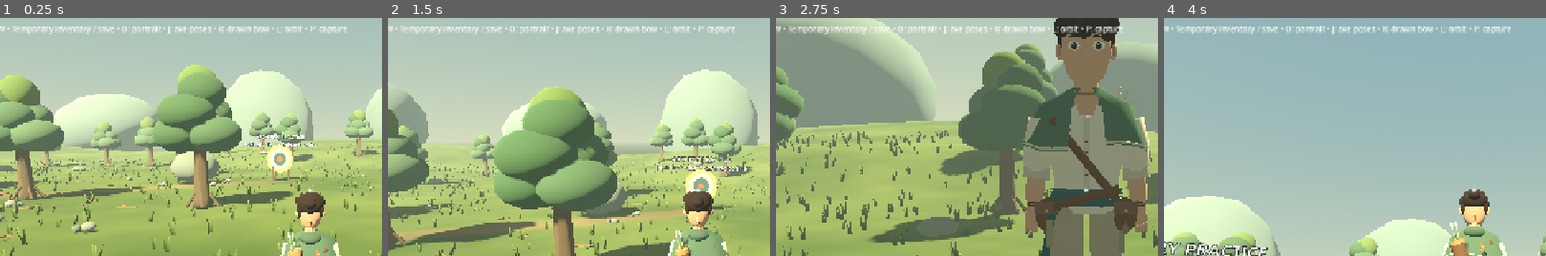
Above: before the commit, frames 1-4 (left to right).
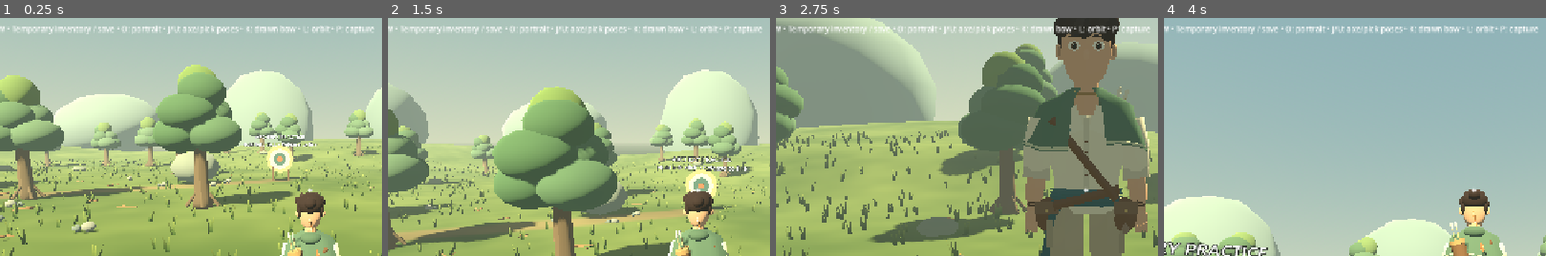
Above: after the commit, the same moments.

Repository: DandyDanner/Ash-iron.
Game: Godot game, scene res://scenes/visual_preview.tscn
The game is run twice, just before and just after one commit, with the same random seed, the same clock (stepped at 60 frames per second) and the same inputs. This scene is started directly instead of the project's main scene.
Inputs (mouse positions are % of the whole screen's width and height, from its top left):
- Up to frame 1 (0.25 s): no input
- Up to frame 2 (1.5 s): tap Enter at 0.5 s; move the mouse to (55, 50) at 0.52 s; hold W from 0.53 s (still down); tap J at 0.6 s; click (55, 50) at 0.67 s; tap Space at 0.77, 1.07 s; tap U at 0.8, 1.35 s; move the mouse to (45, 50) at 1.27 s
- Up to frame 3 (2.75 s): keep holding W; tap Space at 1.52, 1.82 s; tap K at 1.55, 2.1 s; move the mouse to (52, 48) at 2.02 s; tap O at 2.3 s
- Up to frame 4 (4 s): keep holding W; move the mouse to (45, 70) at 2.77 s; tap O at 2.85 s; click (45, 70) at 2.92 s; tap Space at 3.02, 3.32, 3.77 s; tap J at 3.05, 3.6 s; move the mouse to (57, 51) at 3.52 s; tap U at 3.8 s
The pictures show only the part of the screen within x 9-59%, y 14-64%; the shares and areas given below are measured in that part.

The runs differ from the first frame. In frame 1, 0.6% of the frame differs, in the area x 44-98%, y 3-7%; in frame 2, 0.6%; in frame 3, 0.7%; in frame 4, 0.8%.

Commit message:
Make axe and pickaxe swing back to forward in both views

Diff:
--- a/scripts/starter_axe.gd
+++ b/scripts/starter_axe.gd
@@ -18,6 +18,7 @@
 	hand.name = "RightHand"
 	var tool := Node3D.new()
 	tool.name = "Tool"
+	tool.rotation.y = -PI / 2 # Cutting edge faces camera-forward (-Z).
 	tool.scale = Vector3.ONE * 0.85
 	add_child(tool)
 	Model.cylinder(tool, Vector3(0, 0.18, 0), 0.025, 0.66, Color("86603c"), 0.02)
@@ -38,6 +39,7 @@
 		Model.box(tool, Vector3(0, 0.415 + i * 0.035, 0.06), Vector3(0.135, 0.021, 0.035), Color("c2ac7c"))
 	var pick := Node3D.new()
 	pick.name = "Pickaxe"
+	pick.rotation.y = -PI / 2
 	add_child(pick)
 	Model.cylinder(pick, Vector3(0, 0.18, 0), 0.025, 0.65, Color("916b44"), 0.02)
 	var head := Model.oval(pick, Vector3(0, 0.42, 0), Vector3(0.48, 0.10, 0.10), Color("8a9c99"))
@@ -66,7 +68,7 @@
 	torch.hide()
 	for mesh in find_children("*", "MeshInstance3D", true, false):
 		mesh.cast_shadow = GeometryInstance3D.SHADOW_CASTING_SETTING_OFF
-	rotation_degrees = Vector3(0, -12, -12)
+	rotation = Vector3.ZERO
 	whoosh = _sound(false)
 	impact = _sound(true)
 
@@ -114,22 +116,45 @@
 func cancel_swing() -> void:
 	elapsed = -1.0
 	position = rest_position
-	rotation_degrees = Vector3(0, -12, -12)
+	rotation = Vector3.ZERO
 
 func advance(delta: float) -> bool:
 	if elapsed < 0.0:
 		return false
 	elapsed += delta
-	var angle: float
-	if elapsed < CONTACT_TIME:
-		angle = lerpf(-12.0, 72.0, pow(elapsed / CONTACT_TIME, 2.0))
-	else:
-		angle = lerpf(72.0, -12.0, smoothstep(CONTACT_TIME, SWING_DURATION, elapsed))
-	rotation_degrees = Vector3(-sin(elapsed / SWING_DURATION * PI) * 24.0, -12, angle)
-	position = rest_position + Vector3(-sin(elapsed / SWING_DURATION * PI) * 0.18, 0, -0.03)
+	pose_swing(elapsed)
 	var contact := elapsed >= CONTACT_TIME and not contact_sent
 	if contact:
 		contact_sent = true
 	if elapsed >= SWING_DURATION:
 		cancel_swing()
 	return contact
+
+func pose_swing(time: float) -> void:
+	# Pitch only: keep the head in a vertical plane beside the crosshair.
+	var pitch: float
+	var hand_offset: Vector3
+	var raised := Vector3(0, 0.14, 0.12)
+	var contact := Vector3(0, -0.02, -0.16)
+	var follow_through := Vector3(0, -0.10, -0.20)
+	if time < 0:
+		pitch = 0
+		hand_offset = Vector3.ZERO
+	elif time < 0.08:
+		var t := smoothstep(0, 0.08, time)
+		pitch = lerpf(0, 0.9, t)
+		hand_offset = Vector3.ZERO.lerp(raised, t)
+	elif time < CONTACT_TIME:
+		var t := smoothstep(0.08, CONTACT_TIME, time)
+		pitch = lerpf(0.9, -0.55, t)
+		hand_offset = raised.lerp(contact, t)
+	elif time < 0.32:
+		var t := smoothstep(CONTACT_TIME, 0.32, time)
+		pitch = lerpf(-0.55, -1.0, t)
+		hand_offset = contact.lerp(follow_through, t)
+	else:
+		var t := smoothstep(0.32, SWING_DURATION, time)
+		pitch = lerpf(-1.0, 0, t)
+		hand_offset = follow_through.lerp(Vector3.ZERO, t)
+	rotation = Vector3(pitch, 0, 0)
+	position = rest_position + hand_offset
--- a/scripts/traveler_model.gd
+++ b/scripts/traveler_model.gd
@@ -310,7 +310,7 @@
 		arms[1].rotation.z = -0.25 * draw + 0.10
 		forearms[1].rotation.x = -1.3 * draw
 	else:
-		arms[1].rotation.z = 0.20 if item in ["stone_axe", "stone_pickaxe", "torch"] else 0.10
+		arms[1].rotation.z = 0.0 if item in ["stone_axe", "stone_pickaxe"] else (0.20 if item == "torch" else 0.10)
 	body.position.y = absf(sin(gait)) * 0.025 * motion if grounded else 0.02
 	torso.rotation.x = motion * 0.035
 	cape.rotation.x = sin(elapsed * 2.1) * 0.025 + motion * 0.08 + clampf(-vertical_speed * 0.025, -0.12, 0.16)
--- a/tests/jump_axe_test.gd
+++ b/tests/jump_axe_test.gd
@@ -43,6 +43,27 @@
 		await RenderingServer.frame_post_draw
 		check(root.get_texture().get_image().save_png(screenshot_dir.path_join(filename)) == OK, "Screenshot failed")
 
+func check_swing_path(player: Node3D) -> void:
+	for tool_name in ["Tool", "Pickaxe"]:
+		var tool: Node3D = player.axe.get_node(tool_name)
+		var head := Vector3(0, 0.46 if tool_name == "Tool" else 0.42, 0)
+		var raised := Vector3.ZERO
+		var impact := Vector3.ZERO
+		var start_x := 0.0
+		for frame in range(61):
+			var time := float(frame) / 100
+			player.axe.pose_swing(time)
+			var point: Vector3 = player.camera.to_local(tool.to_global(head))
+			if frame == 0: start_x = point.x
+			check(absf(point.x - start_x) < 0.001, "%s sweeps sideways in first person" % tool_name)
+			if frame == 8: raised = point
+			if frame == 22:
+				impact = point
+				var edge: Vector3 = player.camera.global_basis.inverse() * -tool.global_basis.x.normalized()
+				check(edge.dot(Vector3.FORWARD) > 0.8, "%s cutting edge does not face forward at impact" % tool_name)
+		check(impact.z < raised.z - 0.5 and impact.y < raised.y, "%s does not strike forward and down from its backswing" % tool_name)
+	player.axe.cancel_swing()
+
 func run() -> void:
 	change_scene_to_file("res://scenes/main.tscn")
 	await scene_changed
@@ -55,6 +76,7 @@
 	# This regression verifies axe mechanics after crafting; the starting-loop test covers earning it.
 	player.inventory.add("stone_axe", 1)
 	player.equip_axe(true)
+	check_swing_path(player)
 	check(player.is_on_floor(), "Player did not settle on the ground")
 	await capture("jump-and-axe.png")
 	var start_height: float = player.position.y
--- a/tests/third_person_test.gd
+++ b/tests/third_person_test.gd
@@ -110,8 +110,14 @@
 	# Tools stay outside the forearm while their gripping hand follows the animation.
 	check(rig.avatar.closed_right_fingers.visible and not rig.avatar.open_right_fingers.visible, "Equipped axe did not close the gripping fingers")
 	for held_item in rig.held:
-		for pose in [-1.0, 0.0, 0.08, 0.22, 0.30, 0.59]:
+		var head_x := 0.0
+		for frame in range(61):
+			var pose := float(frame) / 100
 			rig.avatar.animate_movement(0.1, 5, true, 0, held_item, pose, 0)
+			var head_point: Vector3 = rig.avatar.to_local(rig.held[held_item].to_global(Vector3(0, 0.46, 0)))
+			if frame == 0: head_x = head_point.x
+			if held_item != "torch":
+				check(absf(head_point.x - head_x) < 0.001, "%s sweeps sideways in third person" % held_item)
 			check(tool_clears_forearm(rig.held[held_item], rig.avatar.forearms[1]), "%s intersects the forearm during pose %.2f" % [held_item, pose])
 	player.equip_item("")
 	rig._sync_equipment()
--- a/tests/visual_preview.gd
+++ b/tests/visual_preview.gd
@@ -38,7 +38,7 @@
 	player.camera.rotation.x = -0.12
 	player._capture_controls(true)
 	var label := Label.new()
-	label.text = "VISUAL PREVIEW • Temporary inventory / save • O: portrait • J: axe poses • K: drawn bow • L: orbit • P: capture"
+	label.text = "VISUAL PREVIEW • Temporary inventory / save • O: portrait • J/U: axe/pick poses • K: drawn bow • L: orbit • P: capture"
 	label.position = Vector2(24, 120)
 	label.add_theme_font_size_override("font_size", 13)
 	var hud := CanvasLayer.new()
@@ -66,12 +66,14 @@
 				portrait.global_position = avatar.global_position + avatar.global_basis.z.normalized() * 3.1 + Vector3.UP * 1.25
 				portrait.look_at(avatar.global_position + Vector3.UP * 0.95)
 				portrait.make_current()
-		if event.physical_keycode in [KEY_J, KEY_K] and is_instance_valid(portrait):
+		if event.physical_keycode in [KEY_J, KEY_U, KEY_K] and (is_instance_valid(portrait) or not preview_player.view_rig.third_person):
+			preview_player._capture_controls(false)
 			preview_player.view_rig.set_physics_process(false)
-			if event.physical_keycode == KEY_J:
+			if event.physical_keycode in [KEY_J, KEY_U]:
 				gear_pose = (gear_pose + 1) % 4
-				preview_player.equip_item("stone_axe")
+				preview_player.equip_item("stone_axe" if event.physical_keycode == KEY_J else "stone_pickaxe")
 				preview_player.axe.elapsed = [-1.0, 0.08, 0.22, 0.32][gear_pose]
+				preview_player.axe.pose_swing(preview_player.axe.elapsed)
 			else:
 				preview_player.equip_item("bow")
 				preview_player.bow.begin_draw()
Not shown, changed: README.md
Not shown, changed: docs/STATUS.md
